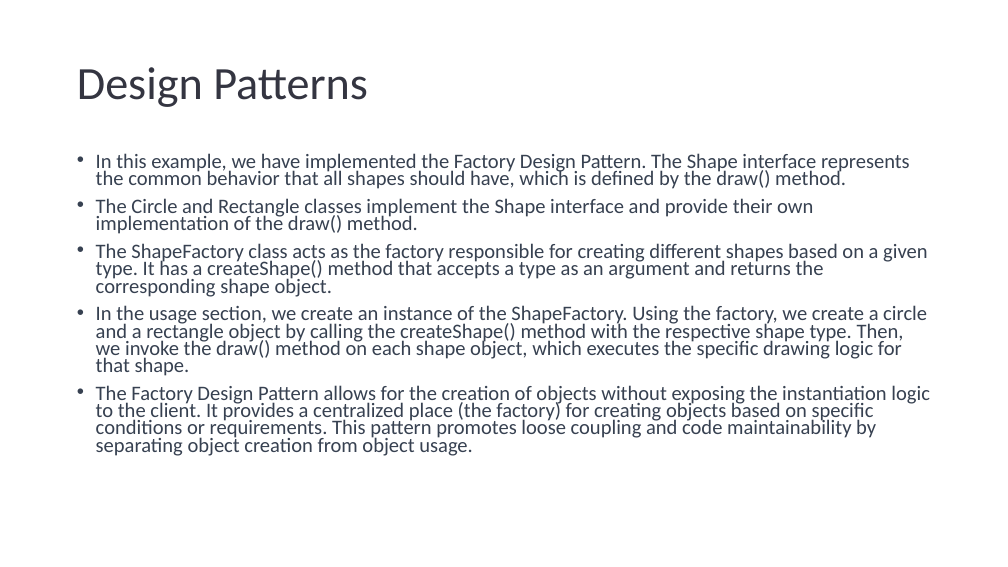
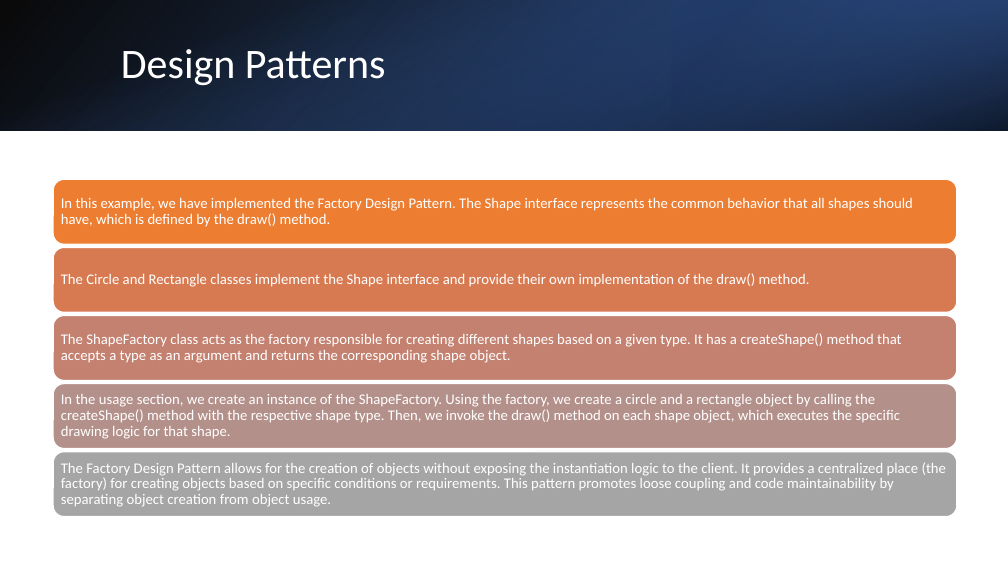
Before and after one commit to 1shaked/full-stack, a slide deck: slide 42 of 22ass/OOP.pptx. Drawn at 1008x567 pixels with LibreOffice and Linux fonts; fonts in the diff are those of the drawing. Boxes give left, top, right and bottom in pixels: in the first picture for what was removed or moved away, otherwise in the second. Text is boxed around its words. In the diff, an @@ line names an element or a change of style, - is before the commit and + after.

Commit message:
files and example

```diff
--- a/22ass/OOP.pptx
+++ b/22ass/OOP.pptx
@@ rectangle added at [0,0,1008,130], fill gradient #000000 to #2F5597 @@
@@ rectangle added at [0,0,1008,130], fill gradient #4472C4 to #000000 @@
@@ title "Design Patterns": place and size @@
-title "Design Patterns" at [77,67,368,107]
+title "Design Patterns" at [121,49,386,86]
@@ title "Design Patterns" at [121,49,386,86]: size 44 to 40 pt, text colour #343541 to #FFFFFF @@
@@ rectangle added at [672,0,1008,130], fill gradient #203864 to #4472C4 @@
@@ text removed at [96,153,930,456] @@
-• In this example, we have implemented the Factory Design Pattern. The Shape interface represents the common behavior that all shapes should have, which is defined by the draw() method.
-• The Circle and Rectangle classes implement the Shape interface and provide their own implementation of the draw() method.
-• The ShapeFactory class acts as the factory responsible for creating different shapes based on a given type. It has a createShape() method that accepts a type as an argument and returns the corresponding shape object.
-• In the usage section, we create an instance of the ShapeFactory. Using the factory, we create a circle and a rectangle object by calling the createShape() method with the respective shape type. Then, we invoke the draw() method on each shape object, which executes the specific drawing logic for that shape.
-• The Factory Design Pattern allows for the creation of objects without exposing the instantiation logic to the client. It provides a centralized place (the factory) for creating objects based on specific conditions or requirements. This pattern promotes loose coupling and code maintainability by separating object creation from object usage.
@@ group added at [53,179,957,517]: 5 rounded rectangles, 5 texts @@
+In this example, we have implemented the Factory Design Pattern. The Shape interface represents the common behavior that all shapes should have, which is defined by the draw() method.
+The Circle and Rectangle classes implement the Shape interface and provide their own implementation of the draw() method.
+The ShapeFactory class acts as the factory responsible for creating different shapes based on a given type. It has a createShape() method that accepts a type as an argument and returns the corresponding shape object.
+In the usage section, we create an instance of the ShapeFactory. Using the factory, we create a circle and a rectangle object by calling the createShape() method with the respective shape type. Then, we invoke the draw() method on each shape object, which executes the specific drawing logic for that shape.
+The Factory Design Pattern allows for the creation of objects without exposing the instantiation logic to the client. It provides a centralized place (the factory) for creating objects based on specific conditions or requirements. This pattern promotes loose coupling and code maintainability by separating object creation from object usage.
```
Also in this commit, not shown: 38 other slides changed, 1 slide added, 1 slide removed, 3 other files.
